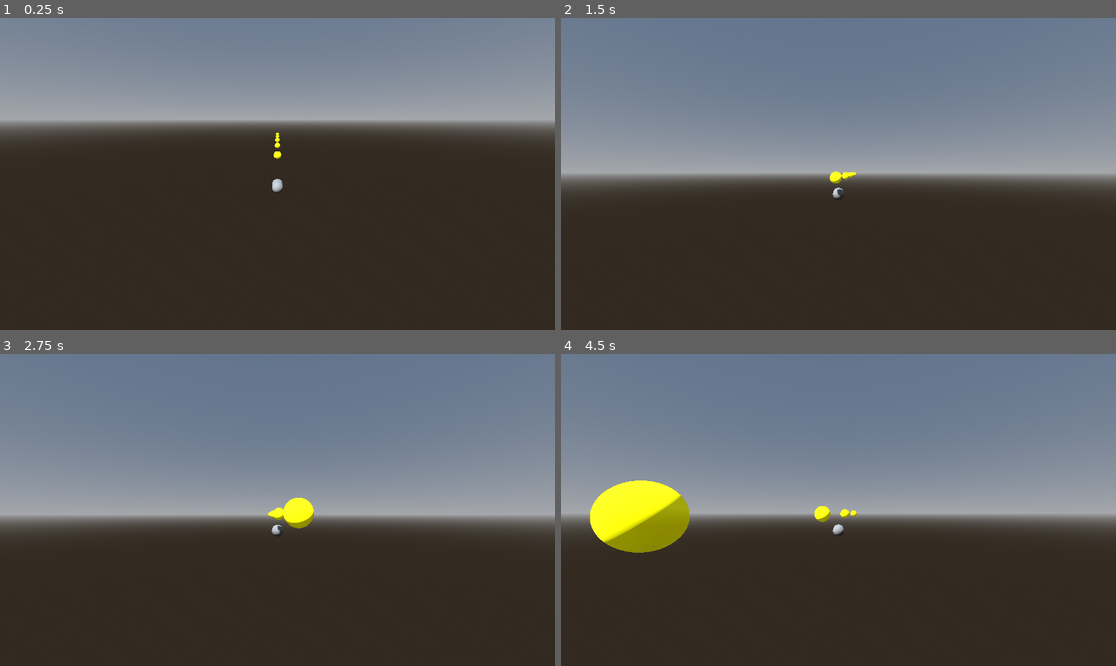
Above: before the commit, frames 1-4 (two rows, left to right).
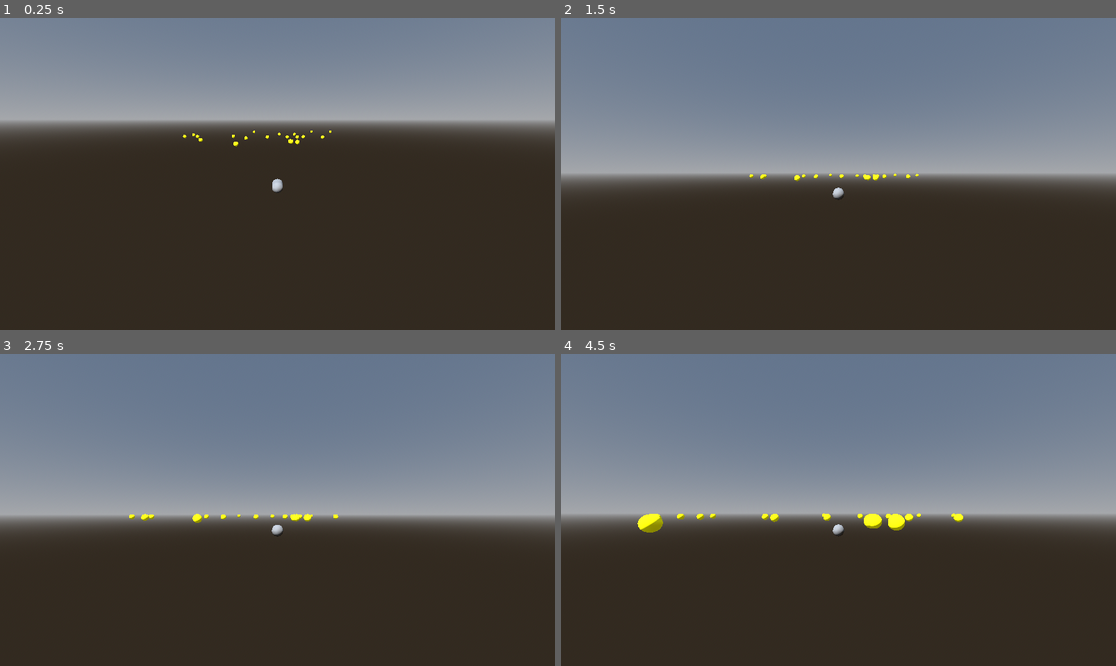
Above: after the commit, the same moments.

Repository: weaponx69/sky-runner
Game: Godot game, scene res://scenes/MainGame.tscn
The game is run twice, just before and just after one commit, with the same random seed, the same clock (stepped at 60 frames per second) and the same inputs.
Inputs (mouse positions are in pixels of both pictures, inside the frame that each line leads up to):
- Up to frame 1 (0.25 s): no input
- Up to frame 2 (1.5 s): tap Enter at 0.5, 0.6, 1.35 s; move the mouse to (866, 174) at 0.52 s; move the mouse to (810, 174) at 1.27 s
- Up to frame 3 (2.75 s): move the mouse to (288, 503) at 2.02 s; tap Enter at 2.1 s
- Up to frame 4 (4.5 s): move the mouse to (832, 516) at 2.77 s; tap Enter at 2.85, 3.6, 4.35 s; move the mouse to (877, 513) at 3.52 s; move the mouse to (794, 506) at 4.27 s

The runs differ from the first frame. In frame 1, 0.2% of the frame differs, in the area x 32-60%, y 36-46%; in frame 2, 0.2%; in frame 3, 0.6%; in frame 4, 3.8%, in the area x 5-73%, y 40-64%.

Commit message:
Put the angel mesh on the orb level

Diff:
--- a/scenes/Angel.tscn
+++ b/scenes/Angel.tscn
@@ -1,14 +1,13 @@
-[gd_scene load_steps=6 format=3 uid="uid://cv7gq0ipmdfww"]
+[gd_scene load_steps=4 format=3 uid="uid://cv7gq0ipmdfww"]
 
-[ext_resource type="Script" uid="uid://dqblj4pvxekn5" path="res://scripts/LevelGenerator.gd" id="1_1aybk"]
 [ext_resource type="Script" uid="uid://dps3km6lfla2h" path="res://scripts/Angel.gd" id="1_cqiqw"]
-[ext_resource type="PackedScene" uid="uid://du5f2i8etn5le" path="res://scenes/Orb3D.tscn" id="2_nvp8c"]
 
 [sub_resource type="CapsuleMesh" id="CapsuleMesh_tlrrg"]
 
 [sub_resource type="CapsuleShape3D" id="CapsuleShape3D_tlrrg"]
 
 [node name="Angel" type="CharacterBody3D"]
+transform = Transform3D(1, 0, 0, 0, 1, 0, 0, 0, 1, 0, 0, 50)
 script = ExtResource("1_cqiqw")
 
 [node name="PlayerMesh" type="MeshInstance3D" parent="."]
@@ -27,8 +26,4 @@
 transform = Transform3D(1, 0, 0, 0, 1, 0, 0, 0, 1, 0, 0, 0)
 current = true
 
-[node name="OrbGenerator" type="Node3D" parent="."]
-script = ExtResource("1_1aybk")
-orb_scene = ExtResource("2_nvp8c")
-
 [node name="@Node3D@57078" type="Node3D" parent="."]
--- a/scenes/MainGame.tscn
+++ b/scenes/MainGame.tscn
@@ -26,21 +26,7 @@
 environment = SubResource("Environment_hat22")
 
 [node name="Angel" parent="." instance=ExtResource("1_xej52")]
-transform = Transform3D(1, 0, 0, 0, 1, 0, 0, 0, 1, 0, 2, 0)
-
-[node name="Orb1" parent="." instance=ExtResource("2_p73vr")]
-transform = Transform3D(1, 0, 0, 0, 1, 0, 0, 0, 1, 0, 0, -10)
-visible = false
-
-[node name="Orb2" parent="." instance=ExtResource("2_p73vr")]
-transform = Transform3D(1, 0, 0, 0, 1, 0, 0, 0, 1, 0, 0, -100)
-visible = false
-
-[node name="Orb3" parent="." instance=ExtResource("2_p73vr")]
-transform = Transform3D(1, 0, 0, 0, 1, 0, 0, 0, 1, 0, 0, -50)
-visible = false
 
 [node name="OrbGenerator" type="Node3D" parent="."]
 script = ExtResource("2_xej52")
 orb_scene = ExtResource("2_p73vr")
-orb_count = 7
--- a/scripts/LevelGenerator.gd
+++ b/scripts/LevelGenerator.gd
@@ -1,70 +1,26 @@
-# res://scripts/LevelGenerator.gd
-# Edit file: res://scripts/LevelGenerator.gd
+# Replace file content: res://scripts/LevelGenerator.gd
 extends Node3D
 
 @export var orb_scene: PackedScene
-@export var orb_count: int = 5
-@export var spawn_distance: float = 20.0
-@export var spawn_height_range: Vector2 = Vector2(-5, 5)
-@export var spawn_width_range: Vector2 = Vector2(-10, 10)
-@export var initial_first_distance: float = 10.0
-@export var initial_spacing: float = 10.0
-@export var initial_count: int = 5
+@export var number_of_orbs: int = 20
+@export var spawn_radius: float = 30.0
+
 
 func _ready():
-	if orb_scene == null:
-		push_error("OrbGenerator: orb_scene is not set!")
-		return
+	assert(orb_scene != null, "Orb Scene is not set in the LevelGenerator. Please assign Orb3D.tscn in the Inspector.")
 
-	randomize()
-	await get_tree().process_frame
-	spawn_initial_orbs()
-func spawn_initial_orbs():
-	var scene = get_tree().current_scene
-	if scene == null:
-		push_error("LevelGenerator: No current_scene to spawn orbs into.")
-		return
-	var angel = null
-	if scene.has_node("Angel"):
-		angel = scene.get_node("Angel")
-	else:
-		push_error("LevelGenerator: Angel node not found in current scene. Spawning relative to scene origin.")
-	var base_pos: Vector3 = Vector3.ZERO
-	if angel:
-		base_pos = angel.global_position
-	else:
-		base_pos = scene.transform.origin
-	for i in range(initial_count):
-		var orb := orb_scene.instantiate()
-		var spawn_pos := base_pos + Vector3(0, 1.5, -(initial_first_distance + i * initial_spacing))
-		orb.global_position = spawn_pos
-		scene.add_child.call_deferred(orb)
+	for i in range(number_of_orbs):
+		var orb_instance = orb_scene.instantiate()
 
-func generate_orbs():
-	# Clear existing orbs
-	for child in get_children():
-		if child.has_method("is_orb") or child.name.begins_with("Orb"):
-			child.queue_free()
+		var random_angle = randf_range(0, TAU)
+		var random_distance = randf_range(5.0, spawn_radius)
 
-	# Spawn new orbs from horizon
-	for i in range(orb_count):
-		var orb_instance = orb_scene.instantiate()
-		orb_instance.name = "Orb%d" % (i + 1)
+		var spawn_position = Vector3(
+			cos(random_angle) * random_distance,
+			1.0,
+			sin(random_angle) * random_distance
+		)
 
-		# Calculate position in front of player (along Z axis)
-		var base_pos = transform.origin
+		orb_instance.position = self.position + spawn_position
 
-		# Spawn orbs in a horizontal pattern at spawn_distance
-		var angle = (i * 2.0 * PI) / orb_count
-		var x = sin(angle) * ((spawn_width_range.x + spawn_width_range.y) * 0.5)
-		var y = randf_range(spawn_height_range.x, spawn_height_range.y)
-		var z = -spawn_distance  # Negative Z is forward in camera view
-
-		# Set local position relative to self (safe before adding to scene tree)
-		orb_instance.position = base_pos + Vector3(x, y, z)
-
-		# Make orbs move toward this generator's position if they support velocity
-		if orb_instance.has_method("set_velocity"):
-			var direction_to_player = (base_pos - orb_instance.position).normalized()
-			orb_instance.set_velocity(direction_to_player * 3.0)
-		add_child(orb_instance)
+		get_parent().call_deferred("add_child", orb_instance)
--- a/scripts/Orb3D.gd
+++ b/scripts/Orb3D.gd
@@ -1,13 +1,23 @@
 # res://scripts/Orb3D.gd
 extends Area3D
 signal collected
+@export var boost_speed := 15.0          # m/s after hit
+@export var boost_duration := 1.0        # seconds
 
 func _ready():
 	# Connect the body_entered signal to our function
 	body_entered.connect(_on_body_entered)
 
 func _on_body_entered(body):
-	# Check if the body that entered is in the "player" group
-	if body.is_in_group("player"):
+	# If the Angel enters, give it a forward boost for boost_duration seconds
+	if body.name == "Angel":
 		collected.emit()
-		queue_free() # The orb disappears
+		# Set immediate forward velocity and pause the angel's normal physics processing
+		body.velocity = Vector3(0, 0, -boost_speed)
+		body.set_physics_process(false)
+		await get_tree().create_timer(boost_duration).timeout
+		body.set_physics_process(true)
+		queue_free()
+	elif body.is_in_group("player"):
+		collected.emit()
+		queue_free()
